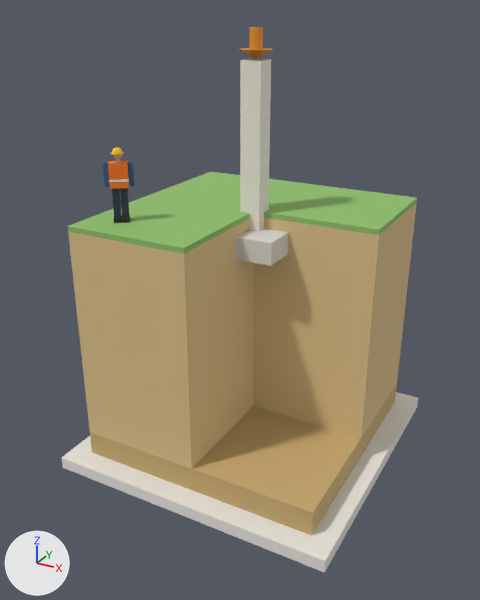
What one commit did to the glTF model ar-labor/models/feszultseghagyma.glb.
Rendered twice from a 50 mm lens placed at (0.315, -0.605, 0.202), pointed at (-0.005, -0.024, -0.089). Every picture has the same lights, and +X, +Y and +Z are marked at lower left. The older version comes first. Where no turn or scale is listed for an object, it has been applied to the vertices.

The first picture shows 'alap_m_d9d6cf', 'alap_m_efe9dc', 'tomb_m_8fbf6a', 'tomb_m_c7a970', 'tomb_m_dcc089', 'tomb_m_e9e6df', 'tomb_m_ff7a1a' and 7 more.
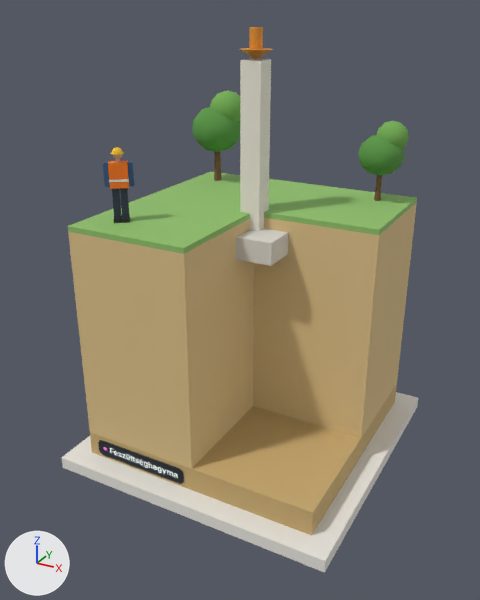
Scene script edits in JSON lines:
```json
{"op": "add", "block": "img_image_0", "code": ["img_image_0 = load_image('Image_0', '_unpacked/Image_0', 729, 128, 'sRGB')"]}
{"op": "add", "block": "mat_nevtabla", "code": ["mat_nevtabla = bpy.data.materials.new('nevtabla')", "# uses the picture img_image_0"]}
{"op": "add", "block": "mat_m_74ad55", "code": ["mat_m_74ad55 = principled_material('m_74ad55')", "mat_m_74ad55.base_color = (0.175, 0.418, 0.0908)  # green #74ad55", "mat_m_74ad55.roughness = 1.0"]}
{"op": "add", "block": "mat_m_5a9647", "code": ["mat_m_5a9647 = principled_material('m_5a9647')", "mat_m_5a9647.base_color = (0.102, 0.305, 0.063)  # green #5a9647", "mat_m_5a9647.roughness = 1.0"]}
{"op": "add", "block": "mat_m_7a5a3c", "code": ["mat_m_7a5a3c = principled_material('m_7a5a3c')", "mat_m_7a5a3c.base_color = (0.195, 0.102, 0.0452)  # brown #7a5a3c", "mat_m_7a5a3c.roughness = 0.82"]}
{"op": "add", "block": "me_mesh_22", "code": ["me_mesh_22 = bpy.data.meshes.new('Mesh_22')", "me_mesh_22.from_pydata(...)  # 4 vertices, 2 faces; spans x -0.057..0.057, y 0.0, z -0.01..0.01", "me_mesh_22.materials.append(mat_nevtabla)"]}
{"op": "add", "block": "me_mesh_13_1", "code": ["me_mesh_13_1 = bpy.data.meshes.new('Mesh_13')", "me_mesh_13_1.from_pydata(...)  # 84 vertices, 160 faces; spans x -0.114..0.126, y 0.084..0.128, z 0.057..0.113", "me_mesh_13_1.materials.append(mat_m_74ad55)  # green #74ad55"]}
{"op": "add", "block": "me_mesh_12_1", "code": ["me_mesh_12_1 = bpy.data.meshes.new('Mesh_12')", "me_mesh_12_1.from_pydata(...)  # 84 vertices, 160 faces; spans x -0.135..0.125, y 0.069..0.131, z 0.033..0.096", "me_mesh_12_1.materials.append(mat_m_5a9647)  # green #5a9647"]}
{"op": "add", "block": "me_mesh_11_1", "code": ["me_mesh_11_1 = bpy.data.meshes.new('Mesh_11')", "me_mesh_11_1.from_pydata(...)  # 28 vertices, 48 faces; spans x -0.108..0.103, y 0.095..0.108, z 0.006..0.052", "me_mesh_11_1.materials.append(mat_m_7a5a3c)  # brown #7a5a3c"]}
{"op": "add", "block": "ob_nevtabla", "code": ["ob_nevtabla = bpy.data.objects.new('nevtabla', me_mesh_22)", "ob_nevtabla.location = (-0.067, -0.137, -0.251)"]}
{"op": "add", "block": "ob_tomb_m_74ad55", "code": ["ob_tomb_m_74ad55 = bpy.data.objects.new('tomb_m_74ad55', me_mesh_13_1)", "ob_tomb_m_74ad55.location = (0.0, 0.0, 0.0)"]}
{"op": "add", "block": "ob_tomb_m_5a9647", "code": ["ob_tomb_m_5a9647 = bpy.data.objects.new('tomb_m_5a9647', me_mesh_12_1)", "ob_tomb_m_5a9647.location = (0.0, 0.0, 0.0)"]}
{"op": "add", "block": "ob_tomb_m_7a5a3c", "code": ["ob_tomb_m_7a5a3c = bpy.data.objects.new('tomb_m_7a5a3c', me_mesh_11_1)", "ob_tomb_m_7a5a3c.location = (0.0, 0.0, 0.0)"]}
```

Pixel boxes (x1, y1, x2, y2) of what changed, in the pictures (480 x 600 px):
```json
{"object": "tomb_m_5a9647", "change": "added", "after": [193, 107, 405, 175], "on screen": "green"}
{"object": "tomb_m_74ad55", "change": "added", "after": [210, 90, 409, 148]}
{"object": "nevtabla", "change": "added", "after": [98, 440, 184, 484]}
{"object": "tomb_m_7a5a3c", "change": "added", "after": [214, 152, 382, 201]}
```
